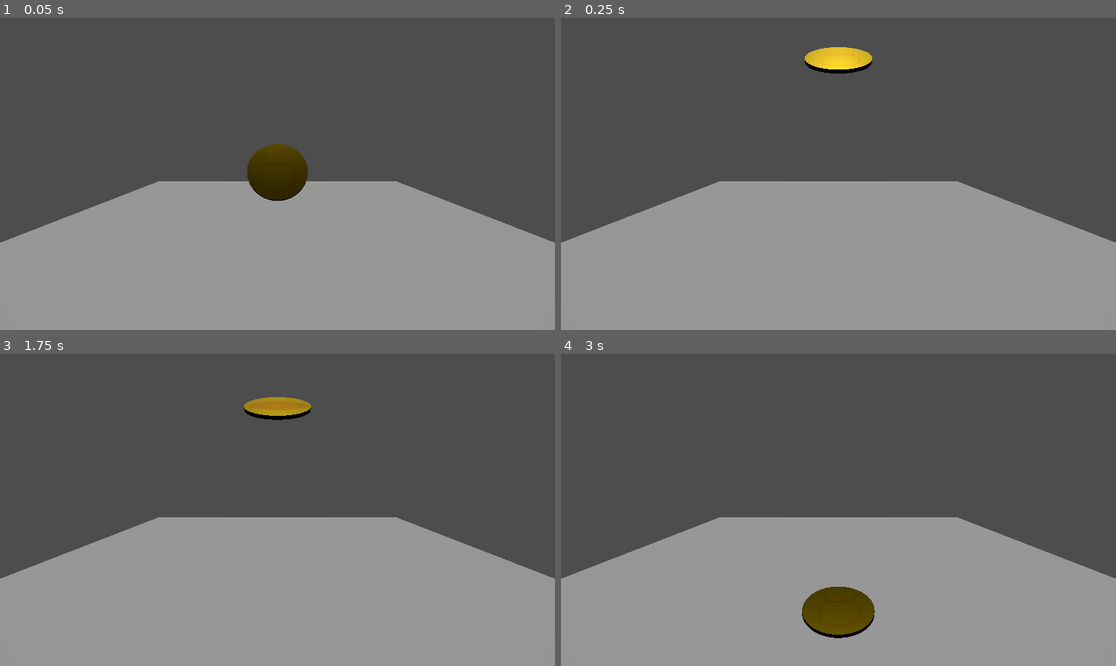
Above: before the commit, frames 1-4 (two rows, left to right).
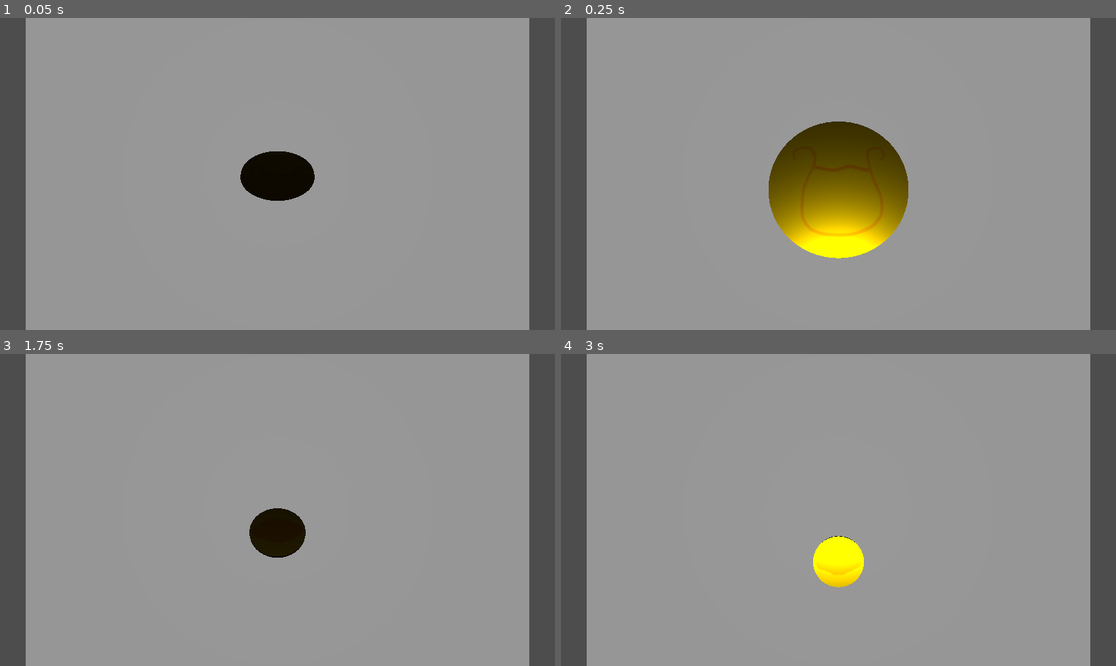
Above: after the commit, the same moments.

Repository: tyte103/coin-fill
Game: Godot game, scene res://Scenes/coin_flip.tscn
Same seed, same stepped clock (60 frames per second), same inputs: the game is played once before the commit and once after it.
Inputs:
- Up to frame 1 (0.05 s): no input
- Up to frame 2 (0.25 s): no input
- Up to frame 3 (1.75 s): no input
- Up to frame 4 (3 s): no input

The runs differ from the first frame. In frame 1, 55% of the frame differs, in the area x 0-100%, y 0-100%; in frame 2, 59%; in frame 3, 55%; in frame 4, 57%.

Commit message:
coin flip可依照輸入內容正確展示正反面
鏡頭和光線角度要改

Diff:
--- a/Scenes/coin_flip.gd
+++ b/Scenes/coin_flip.gd
@@ -1,8 +1,8 @@
 extends Node3D
 
-@export var flip_force_y = 10.0 #向上力度
-@export var flip_torque_x = 150.0 #力矩力度
-@export var spin_time = 3.0 #旋轉時間
+@export var flip_force_y = 8.0 #向上力度
+@export var flip_torque_x = 130.0 #力矩力度
+@export var min_spin_time = 2.0 #旋轉時間
 
 var coin: RigidBody3D
 var is_frontResult = false
@@ -20,7 +20,7 @@
 
 	#重置硬幣位置
 	coin.global_position = Vector3(0, 1.0, 0)
-	is_frontResult = false #結果匯入
+	is_frontResult = true #結果匯入
 
 	#向上及旋轉
 	var toss_impulse = Vector3(0, flip_force_y, 0)
@@ -29,9 +29,10 @@
 	coin.apply_impulse(toss_impulse)
 	coin.apply_torque(toss_torque)
 
+	await get_tree().create_timer(min_spin_time).timeout
 	#結果判定
-	await get_tree().create_timer(spin_time).timeout
-	finalize_result()
+	if coin.global_position.y <= 1.5:
+		finalize_result()
 
 #顯示結果
 func finalize_result():
@@ -39,11 +40,8 @@
 	coin.angular_velocity = Vector3.ZERO
 
 	var final_rotation = Vector3.ZERO
-
 	if is_frontResult:
 		final_rotation = Vector3(deg_to_rad(0), 0, 0)
-
 	else:
 		final_rotation = Vector3(deg_to_rad(180), 0, 0)
-
 	$Coin/MeshInstance3D.rotation = final_rotation
--- a/Scenes/coin_flip.tscn
+++ b/Scenes/coin_flip.tscn
@@ -25,10 +25,10 @@
 script = ExtResource("1_o5lmg")
 
 [node name="DirectionalLight3D" type="DirectionalLight3D" parent="."]
-transform = Transform3D(1, 0, 0, 0, -0.17641479, 0.98431593, 0, -0.98431593, -0.17641479, 0, 2.9693575, 15.589666)
+transform = Transform3D(1, 0, 0, 0, -4.371139e-08, 1, 0, -1, -4.371139e-08, 0, 4.272521, 23.10085)
 
 [node name="Camera3D" type="Camera3D" parent="."]
-transform = Transform3D(1, 0, 0, 0, 0.98240155, 0.18678123, 0, -0.18678123, 0.98240155, 0, 1.9005117, 3.3021243)
+transform = Transform3D(1, 0, 0, 0, -4.371139e-08, 1, 0, -1, -4.371139e-08, 0, 4.039031, -0.07133758)
 
 [node name="GroundMesh" type="MeshInstance3D" parent="."]
 mesh = SubResource("PlaneMesh_a187i")
